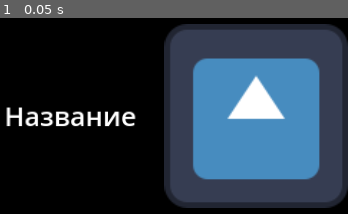
Above: before the commit, frame 1.
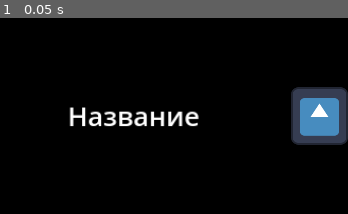
Above: after the commit, the same moment.

Repository: Maweill/ent-log-app
Game: Godot game, scene res://scenes/ui/movie_category_menu/movie_record_item/movie_record_item.tscn
Same seed, same stepped clock (60 frames per second), same inputs: the game is played once before the commit and once after it. This scene is started directly instead of the project's main scene. The engine's default icon, where the game draws it, is replaced by a stand-in: a white triangle on a blue panel in a dark square.
Inputs:
- Up to frame 1 (0.05 s): no input

The runs differ from the first frame. In frame 1, 50% of the frame differs, in the area x 1-100%, y 3-97%.

Commit message:
Исправил отображение записей в списке

Diff:
--- a/scenes/ui/movie_category_menu/movie_record_item/movie_record_item.tscn
+++ b/scenes/ui/movie_category_menu/movie_record_item/movie_record_item.tscn
@@ -42,10 +42,10 @@
 theme_override_font_sizes/font_size = 60
 text = "Название"
 horizontal_alignment = 1
+autowrap_mode = 3
 
 [node name="MovieRating" type="TextureRect" parent="HBoxContainer"]
 unique_name_in_owner = true
 layout_mode = 2
-size_flags_horizontal = 3
 texture = ExtResource("2_47umu")
 stretch_mode = 5
Not shown, changed: kanban_tasks_data.kanban
